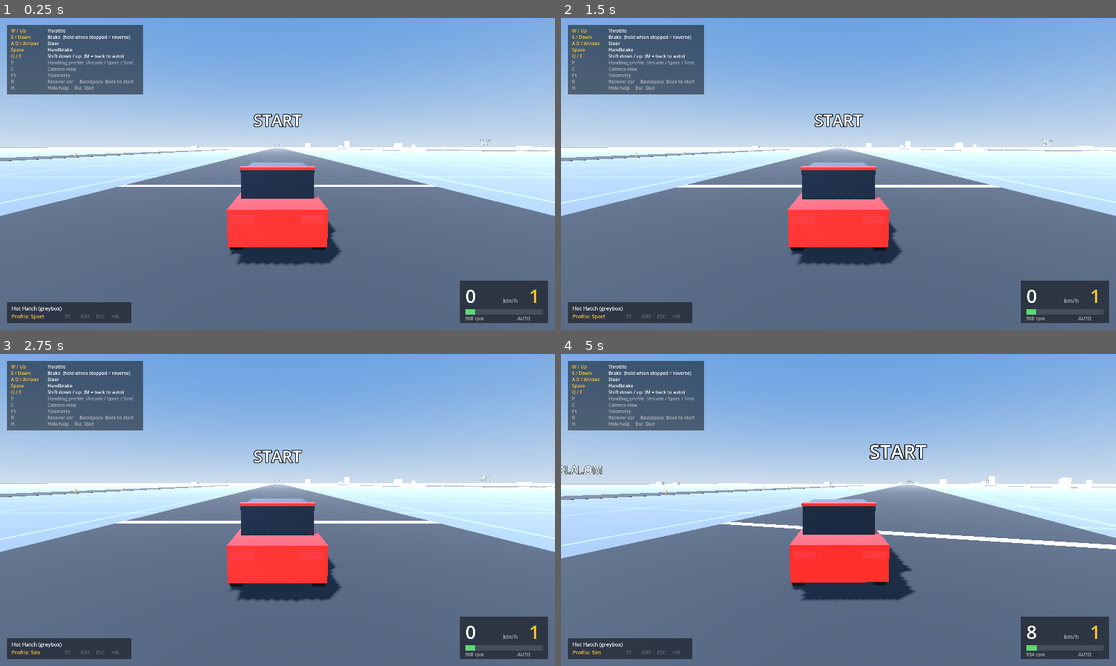
Above: before the commit, frames 1-4 (two rows, left to right).
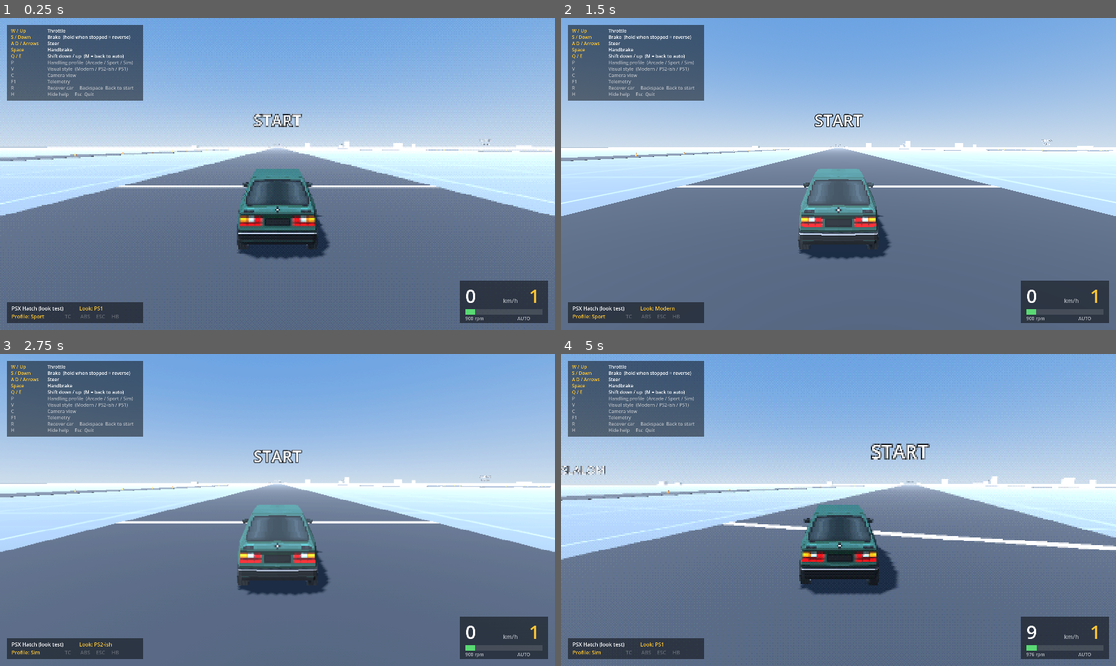
Above: after the commit, the same moments.

Repository: DijkstrasSecret/RRS-Random-Racing-Series
Game: Godot game, scene res://scenes/modes/free_roam.tscn
The game is run twice, just before and just after one commit, with the same random seed, the same clock (stepped at 60 frames per second) and the same inputs.
Inputs (mouse positions are in pixels of both pictures, inside the frame that each line leads up to):
- Up to frame 1 (0.25 s): no input
- Up to frame 2 (1.5 s): move the mouse to (960, 158) at 0.52 s; hold D (steer_right) 0.53-1.25 s; hold V (cycle_look, bound only after the commit) 0.53-1.25 s; click (960, 158) at 0.67 s; tap Enter at 1.25 s; drag from (727, 189) to (810, 236) at 1.27 s
- Up to frame 3 (2.75 s): tap Backspace (restart) at 2 s; move the mouse to (333, 441) at 2.02 s; hold D (steer_right) from 2.03 s (still down); hold V (cycle_look, bound only after the commit) from 2.03 s (still down); tap P (cycle_profile) at 2.1 s; click (333, 441) at 2.17 s
- Up to frame 4 (5 s): release D (steer_right) at 2.75 s; release V (cycle_look, bound only after the commit) at 2.75 s; drag from (810, 572) to (672, 463) at 2.77 s; move the mouse to (1005, 556) at 3.52 s; hold A (steer_left) 3.53-4.25 s; hold W (throttle) 3.53-4.25 s; click (1005, 556) at 3.67 s; tap V (cycle_look, bound only after the commit) at 3.8 s; drag from (672, 463) to (755, 432) at 4.27 s

The runs differ from the first frame. In frame 1, 6.9% of the frame differs, in the area x 0-100%, y 15-98%; in frame 2, 6.1%; in frame 3, 6.5%; in frame 4, 7.6%.

Commit message:
Look test: PSX hatchback model and switchable retro visual style
- Import GGBot "PSX Style Cars" Car 03 (CC0) via Blender: wheels
  separated, scaled to real size (~450 tris), named per §15, exported
  to assets/cars/psx_hatch/psx_hatch.glb (source files kept, gdignored)
- Vehicle can take a body_model .glb: hides the greybox, moves the Wheel
  nodes to the model's hubs and spins/steers the model's wheel meshes
- RetroLook (V key): Modern / PS2-ish / PS1. Screen shader lowers the
  internal resolution and colour depth with Bayer dithering; in PS1 mode
  the car uses a vertex-snapping, affine-textured, unfiltered material
- Free roam now drives the PSX hatch; HUD shows the current look
- drive_test accepts --car=<scene>

Co-Authored-By: Claude Opus 5.5 <noreply@anthropic.com>

Diff:
--- /dev/null
+++ b/assets/cars/psx_hatch/psx_hatch.tres
@@ -0,0 +1,9 @@
+[gd_resource type="Resource" script_class="VehicleConfig" load_steps=2 format=3]
+
+[ext_resource type="Script" path="res://scripts/vehicle/vehicle_config.gd" id="1_cfg"]
+
+[resource]
+script = ExtResource("1_cfg")
+display_name = "PSX Hatch (look test)"
+wheel_radius = 0.315
+wheel_width = 0.18
--- /dev/null
+++ b/assets/vfx/shaders/psx_lit.gdshader
@@ -0,0 +1,33 @@
+shader_type spatial;
+render_mode diffuse_lambert, specular_disabled;
+// PS1-style surface: vertices snap to a low-resolution grid (the "wobble"),
+// textures are mapped without perspective correction (affine warping) and
+// sampled without filtering.
+
+uniform sampler2D albedo_tex : source_color, filter_nearest, repeat_enable;
+uniform vec4 albedo_color : source_color = vec4(1.0);
+uniform vec2 snap_resolution = vec2(426.0, 240.0);
+uniform float snap_amount : hint_range(0.0, 1.0) = 1.0;
+uniform float affine_amount : hint_range(0.0, 1.0) = 1.0;
+
+varying vec2 affine_uv;
+varying float affine_w;
+
+void vertex() {
+	vec4 clip = PROJECTION_MATRIX * MODELVIEW_MATRIX * vec4(VERTEX, 1.0);
+	vec2 half_res = snap_resolution * 0.5;
+	vec2 ndc = clip.xy / clip.w;
+	vec2 snapped = round(ndc * half_res) / half_res;
+	clip.xy = mix(ndc, snapped, snap_amount) * clip.w;
+	POSITION = clip;
+	affine_uv = UV * clip.w;
+	affine_w = clip.w;
+}
+
+void fragment() {
+	vec2 uv = mix(UV, affine_uv / affine_w, affine_amount);
+	vec4 tex = texture(albedo_tex, uv);
+	ALBEDO = tex.rgb * albedo_color.rgb;
+	ROUGHNESS = 1.0;
+	METALLIC = 0.0;
+}
--- /dev/null
+++ b/assets/vfx/shaders/psx_post.gdshader
@@ -0,0 +1,26 @@
+shader_type canvas_item;
+// Retro screen effect: low internal resolution, reduced colour depth and
+// ordered (Bayer) dithering, like PS1/PS2-era output.
+
+uniform sampler2D screen_tex : hint_screen_texture, filter_nearest;
+uniform vec2 virtual_resolution = vec2(426.0, 240.0);
+// Levels per colour channel (32 = PS1 15-bit colour).
+uniform float color_levels = 32.0;
+uniform float dither_strength : hint_range(0.0, 1.0) = 1.0;
+
+const float BAYER[16] = float[16](
+	0.0, 8.0, 2.0, 10.0,
+	12.0, 4.0, 14.0, 6.0,
+	3.0, 11.0, 1.0, 9.0,
+	15.0, 7.0, 13.0, 5.0);
+
+void fragment() {
+	vec2 cell = floor(SCREEN_UV * virtual_resolution);
+	vec2 uv = (cell + 0.5) / virtual_resolution;
+	vec3 c = textureLod(screen_tex, uv, 0.0).rgb;
+	int idx = int(mod(cell.x, 4.0)) + int(mod(cell.y, 4.0)) * 4;
+	float threshold = (BAYER[idx] + 0.5) / 16.0 - 0.5;
+	float steps = color_levels - 1.0;
+	c = floor(c * steps + 0.5 + threshold * dither_strength) / steps;
+	COLOR = vec4(clamp(c, 0.0, 1.0), 1.0);
+}
--- a/scenes/modes/free_roam.tscn
+++ b/scenes/modes/free_roam.tscn
@@ -1,10 +1,11 @@
-[gd_scene load_steps=6 format=3]
+[gd_scene load_steps=7 format=3]
 
 [ext_resource type="Script" path="res://scripts/modes/free_roam.gd" id="1_mode"]
 [ext_resource type="PackedScene" path="res://scenes/tracks/test_track.tscn" id="2_track"]
-[ext_resource type="PackedScene" path="res://scenes/vehicle/vehicle.tscn" id="3_vehicle"]
+[ext_resource type="PackedScene" path="res://scenes/vehicle/psx_hatch.tscn" id="3_vehicle"]
 [ext_resource type="Script" path="res://scripts/camera/chase_camera.gd" id="4_camera"]
 [ext_resource type="Script" path="res://scripts/ui/hud.gd" id="5_hud"]
+[ext_resource type="Script" path="res://scripts/fx/retro_look.gd" id="6_retro"]
 
 [node name="FreeRoam" type="Node3D"]
 script = ExtResource("1_mode")
@@ -20,7 +21,11 @@
 script = ExtResource("4_camera")
 target_path = NodePath("../Vehicle")
 
+[node name="RetroLook" type="CanvasLayer" parent="."]
+script = ExtResource("6_retro")
+
 [node name="HUDLayer" type="CanvasLayer" parent="."]
+layer = 10
 
 [node name="HUD" type="Control" parent="HUDLayer"]
 layout_mode = 3
--- /dev/null
+++ b/scenes/vehicle/psx_hatch.tscn
@@ -0,0 +1,9 @@
+[gd_scene load_steps=4 format=3]
+
+[ext_resource type="PackedScene" path="res://scenes/vehicle/vehicle.tscn" id="1_base"]
+[ext_resource type="Resource" path="res://assets/cars/psx_hatch/psx_hatch.tres" id="2_config"]
+[ext_resource type="PackedScene" path="res://assets/cars/psx_hatch/psx_hatch.glb" id="3_model"]
+
+[node name="Vehicle" instance=ExtResource("1_base")]
+config = ExtResource("2_config")
+body_model = ExtResource("3_model")
--- a/scenes/vehicle/vehicle.tscn
+++ b/scenes/vehicle/vehicle.tscn
@@ -67,31 +67,33 @@
 transform = Transform3D(1, 0, 0, 0, 1, 0, 0, 0, 1, 0, 1.295, 0.25)
 shape = SubResource("Shape_cabin")
 
-[node name="Body" type="MeshInstance3D" parent="."]
+[node name="Greybox" type="Node3D" parent="."]
+
+[node name="Body" type="MeshInstance3D" parent="Greybox"]
 transform = Transform3D(1, 0, 0, 0, 1, 0, 0, 0, 1, 0, 0.71, 0)
 mesh = SubResource("Mesh_body")
 
-[node name="Cabin" type="MeshInstance3D" parent="."]
+[node name="Cabin" type="MeshInstance3D" parent="Greybox"]
 transform = Transform3D(1, 0, 0, 0, 1, 0, 0, 0, 1, 0, 1.295, 0.25)
 mesh = SubResource("Mesh_cabin")
 
-[node name="Spoiler" type="MeshInstance3D" parent="."]
+[node name="Spoiler" type="MeshInstance3D" parent="Greybox"]
 transform = Transform3D(1, 0, 0, 0, 1, 0, 0, 0, 1, 0, 1.6, 1.2)
 mesh = SubResource("Mesh_spoiler")
 
-[node name="HeadlightL" type="MeshInstance3D" parent="."]
+[node name="HeadlightL" type="MeshInstance3D" parent="Greybox"]
 transform = Transform3D(1, 0, 0, 0, 1, 0, 0, 0, 1, -0.55, 0.82, -2.05)
 mesh = SubResource("Mesh_headlight")
 
-[node name="HeadlightR" type="MeshInstance3D" parent="."]
+[node name="HeadlightR" type="MeshInstance3D" parent="Greybox"]
 transform = Transform3D(1, 0, 0, 0, 1, 0, 0, 0, 1, 0.55, 0.82, -2.05)
 mesh = SubResource("Mesh_headlight")
 
-[node name="TaillightL" type="MeshInstance3D" parent="."]
+[node name="TaillightL" type="MeshInstance3D" parent="Greybox"]
 transform = Transform3D(1, 0, 0, 0, 1, 0, 0, 0, 1, -0.55, 0.86, 2.05)
 mesh = SubResource("Mesh_taillight")
 
-[node name="TaillightR" type="MeshInstance3D" parent="."]
+[node name="TaillightR" type="MeshInstance3D" parent="Greybox"]
 transform = Transform3D(1, 0, 0, 0, 1, 0, 0, 0, 1, 0.55, 0.86, 2.05)
 mesh = SubResource("Mesh_taillight")
 
--- /dev/null
+++ b/scripts/fx/retro_look.gd
@@ -0,0 +1,58 @@
+class_name RetroLook
+extends CanvasLayer
+## Switchable retro visual style (look test). V cycles Modern -> PS2-ish -> PS1.
+## The screen effect lives here; nodes in the "retro_aware" group get
+## set_retro_level(level) so they can swap their own materials.
+
+enum Level { MODERN, PS2, PS1 }
+const LEVEL_NAMES: PackedStringArray = ["Modern", "PS2-ish", "PS1"]
+
+## Current look, readable from anywhere (HUD).
+static var level: int = Level.PS1
+
+@export var start_level: Level = Level.PS1
+
+var _rect: ColorRect
+var _material: ShaderMaterial
+
+
+static func level_name() -> String:
+	return LEVEL_NAMES[level]
+
+
+## Internal resolution for a look (matches the screen's 16:9 shape).
+static func resolution_for(look: int) -> Vector2:
+	return Vector2(854.0, 480.0) if look == Level.PS2 else Vector2(426.0, 240.0)
+
+
+func _ready() -> void:
+	layer = 1
+	_material = ShaderMaterial.new()
+	_material.shader = load("res://assets/vfx/shaders/psx_post.gdshader")
+	_rect = ColorRect.new()
+	_rect.name = "RetroScreen"
+	_rect.material = _material
+	_rect.mouse_filter = Control.MOUSE_FILTER_IGNORE
+	_rect.set_anchors_preset(Control.PRESET_FULL_RECT)
+	add_child(_rect)
+	level = start_level
+	# Wait one frame so every vehicle has finished setting up its model.
+	_apply.call_deferred()
+
+
+func _unhandled_input(event: InputEvent) -> void:
+	if event.is_action_pressed("cycle_look"):
+		level = (level + 1) % LEVEL_NAMES.size()
+		_apply()
+
+
+func _apply() -> void:
+	_rect.visible = level != Level.MODERN
+	_material.set_shader_parameter("virtual_resolution", resolution_for(level))
+	if level == Level.PS1:
+		_material.set_shader_parameter("color_levels", 32.0)
+		_material.set_shader_parameter("dither_strength", 1.0)
+	else:
+		_material.set_shader_parameter("color_levels", 64.0)
+		_material.set_shader_parameter("dither_strength", 0.5)
+	get_tree().call_group("retro_aware", "set_retro_level", level)
--- a/scripts/input/input_actions.gd
+++ b/scripts/input/input_actions.gd
@@ -19,6 +19,7 @@
 	_add("cycle_camera", [_key(KEY_C), _button(JOY_BUTTON_X)])
 	_add("toggle_telemetry", [_key(KEY_F1), _key(KEY_T)])
 	_add("toggle_help", [_key(KEY_H)])
+	_add("cycle_look", [_key(KEY_V)])
 
 
 static func _add(action: StringName, events: Array) -> void:
--- a/scripts/ui/hud.gd
+++ b/scripts/ui/hud.gd
@@ -19,7 +19,7 @@
 
 ## Help panel: keys and what they do. The first five rows are driving.
 const HELP_KEYS: PackedStringArray = [
-	"W / Up", "S / Down", "A D / Arrows", "Space", "Q / E", "P", "C", "F1", "R", "H",
+	"W / Up", "S / Down", "A D / Arrows", "Space", "Q / E", "P", "V", "C", "F1", "R", "H",
 ]
 const HELP_ACTIONS: PackedStringArray = [
 	"Throttle",
@@ -28,6 +28,7 @@
 	"Handbrake",
 	"Shift down / up  (M = back to auto)",
 	"Handling profile  (Arcade / Sport / Sim)",
+	"Visual style  (Modern / PS2-ish / PS1)",
 	"Camera view",
 	"Telemetry",
 	"Recover car     Backspace  Back to start",
@@ -92,8 +93,9 @@
 
 
 func _draw_status(o: Vector2) -> void:
-	draw_rect(Rect2(o, Vector2(430.0, 72.0)), PANEL)
+	draw_rect(Rect2(o, Vector2(470.0, 72.0)), PANEL)
 	_text(o + Vector2(16.0, 28.0), _vehicle.config.display_name, 18)
+	_text(o + Vector2(250.0, 28.0), "Look: %s" % RetroLook.level_name(), 18, ACCENT)
 	_text(o + Vector2(16.0, 56.0), "Profile: %s" % _vehicle.assists.profile_name(), 18, ACCENT)
 	var x := 200.0
 	for flag: Array in [["TC", _vehicle.tc_active], ["ABS", _vehicle.abs_active],
--- a/scripts/vehicle/vehicle.gd
+++ b/scripts/vehicle/vehicle.gd
@@ -14,6 +14,13 @@
 
 @export var config: VehicleConfig
 @export_enum("Arcade", "Sport", "Sim") var handling_profile: int = 1
+## Optional imported car model (.glb) with nodes body and wheel_FL/FR/RL/RR
+## (design concept §15). When set, the greybox meshes are hidden.
+@export var body_model: PackedScene
+## Move the Wheel nodes so their hubs line up with the model's wheels.
+@export var align_wheels_to_model: bool = true
+
+const PSX_SHADER := preload("res://assets/vfx/shaders/psx_lit.gdshader")
 
 var wheels: Array[Wheel] = []
 var front_wheels: Array[Wheel] = []  ## [left, right]
@@ -42,9 +49,13 @@
 var _front_axle_z: float = -1.3
 var _rear_axle_z: float = 1.3
 var _wheelbase: float = 2.6
+var _model: Node3D
+## [MeshInstance3D, surface index, original material, retro material]
+var _retro_surfaces: Array = []
 
 
 func _ready() -> void:
+	add_to_group("retro_aware")
 	if config == null:
 		config = VehicleConfig.new()
 	_apply_config()
@@ -57,6 +68,8 @@
 	if input == null:
 		input = VehicleInput.new()
 		add_child(input)
+	if body_model:
+		_attach_model()
 
 	for w in wheels:
 		w.setup(self, config)
@@ -366,3 +379,54 @@
 	for w in list:
 		sum += w.position.z
 	return sum / list.size()
+
+
+# --- Imported model & retro look ---------------------------------------------
+
+func _attach_model() -> void:
+	_model = body_model.instantiate() as Node3D
+	_model.name = "Model"
+	add_child(_model)
+	var greybox := get_node_or_null("Greybox") as Node3D
+	if greybox:
+		greybox.visible = false
+	for w in wheels:
+		var key := String(w.name).trim_prefix("Wheel")
+		var src := _model.find_child("wheel_" + key, true, false) as Node3D
+		if src == null:
+			push_warning("%s: model has no wheel_%s" % [name, key])
+			continue
+		if align_wheels_to_model:
+			var hub := to_local(src.global_position)
+			# Mount sits one static spring length above the hub.
+			var corner_load := config.mass * 9.81 * 0.25
+			var rate := config.front_spring_rate if w.is_front else config.rear_spring_rate
+			w.position = Vector3(hub.x, hub.y + config.rest_length - corner_load / rate, hub.z)
+		w.custom_visual = src
+	_collect_retro_surfaces(_model)
+
+
+func _collect_retro_surfaces(node: Node) -> void:
+	if node is MeshInstance3D:
+		var mi := node as MeshInstance3D
+		for i in mi.mesh.get_surface_count():
+			var original := mi.get_active_material(i)
+			var retro := ShaderMaterial.new()
+			retro.shader = PSX_SHADER
+			if original is BaseMaterial3D:
+				var base := original as BaseMaterial3D
+				retro.set_shader_parameter("albedo_tex", base.albedo_texture)
+				retro.set_shader_parameter("albedo_color", base.albedo_color)
+			_retro_surfaces.append([mi, i, original, retro])
+	for child in node.get_children():
+		_collect_retro_surfaces(child)
+
+
+## Called by RetroLook: 0 = modern, 1 = PS2-ish, 2 = PS1.
+func set_retro_level(level: int) -> void:
+	var res := RetroLook.resolution_for(level)
+	for entry: Array in _retro_surfaces:
+		var mi: MeshInstance3D = entry[0]
+		var retro: ShaderMaterial = entry[3]
+		retro.set_shader_parameter("snap_resolution", res)
+		mi.set_surface_override_material(entry[1], retro if level == RetroLook.Level.PS1 else null)
--- a/scripts/vehicle/wheel.gd
+++ b/scripts/vehicle/wheel.gd
@@ -59,6 +59,9 @@
 var _fx_sum: float = 0.0
 var _fy_sum: float = 0.0
 var _visual: Node3D
+## Optional wheel mesh from an imported car model (origin at the hub,
+## axle along X). Set before setup(); replaces the generated tyre.
+var custom_visual: Node3D
 
 
 func setup(vehicle: RigidBody3D, cfg: VehicleConfig) -> void:
@@ -215,6 +218,10 @@
 	_visual = Node3D.new()
 	_visual.name = "Visual"
 	add_child(_visual)
+	if custom_visual:
+		custom_visual.reparent(_visual, false)
+		custom_visual.transform = Transform3D.IDENTITY
+		return
 
 	var tire_mesh := CylinderMesh.new()
 	tire_mesh.top_radius = radius
--- a/tests/drive_test.gd
+++ b/tests/drive_test.gd
@@ -2,7 +2,8 @@
 ## Handling smoke test (design concept §6.4 feel targets). Drives the car with
 ## scripted inputs and prints the results. Run it without a window:
 ##   Godot_console.exe --headless --path . res://tests/drive_test.tscn
-## Optional: add  -- --profile=0  (Arcade), 1 (Sport, default) or 2 (Sim).
+## Optional: add  -- --profile=0  (Arcade), 1 (Sport, default) or 2 (Sim),
+##   --car=res://scenes/vehicle/psx_hatch.tscn  to test another car.
 
 class ScriptedInput extends VehicleInput:
 	pass
@@ -26,7 +27,11 @@
 
 func _ready() -> void:
 	add_child(load("res://scenes/tracks/test_track.tscn").instantiate())
-	vehicle = load("res://scenes/vehicle/vehicle.tscn").instantiate()
+	var car_path := "res://scenes/vehicle/vehicle.tscn"
+	for arg in OS.get_cmdline_user_args():
+		if arg.begins_with("--car="):
+			car_path = arg.get_slice("=", 1)
+	vehicle = load(car_path).instantiate()
 	var player := vehicle.get_node("PlayerInput")
 	vehicle.remove_child(player)
 	player.free()
@@ -37,7 +42,7 @@
 	for arg in OS.get_cmdline_user_args():
 		if arg.begins_with("--profile="):
 			vehicle.set_handling_profile(int(arg.get_slice("=", 1)))
-	print("drive_test | profile: %s" % vehicle.assists.profile_name())
+	print("drive_test | %s | profile: %s" % [vehicle.config.display_name, vehicle.assists.profile_name()])
 
 
 func _physics_process(delta: float) -> void:
Not shown, added: assets/cars/psx_hatch/CREDITS.txt
Binary file added: assets/cars/psx_hatch/psx_hatch.glb
Not shown, added: assets/cars/psx_hatch/psx_hatch.glb.import
Binary file added: assets/cars/psx_hatch/psx_hatch_Car3.png
Not shown, added: assets/cars/psx_hatch/psx_hatch_Car3.png.import
Not shown, added: assets/cars/psx_hatch/source/.gdignore
Not shown, added: assets/cars/psx_hatch/source/Car3.mtl
Not shown, added: assets/cars/psx_hatch/source/Car3.obj
Binary file added: assets/cars/psx_hatch/source/car3.png
Binary file added: assets/cars/psx_hatch/source/car3_red.png
Binary file added: assets/cars/psx_hatch/source/car3_yellow.png
Not shown, added: assets/vfx/shaders/psx_lit.gdshader.uid
(and 5 more such lines)
